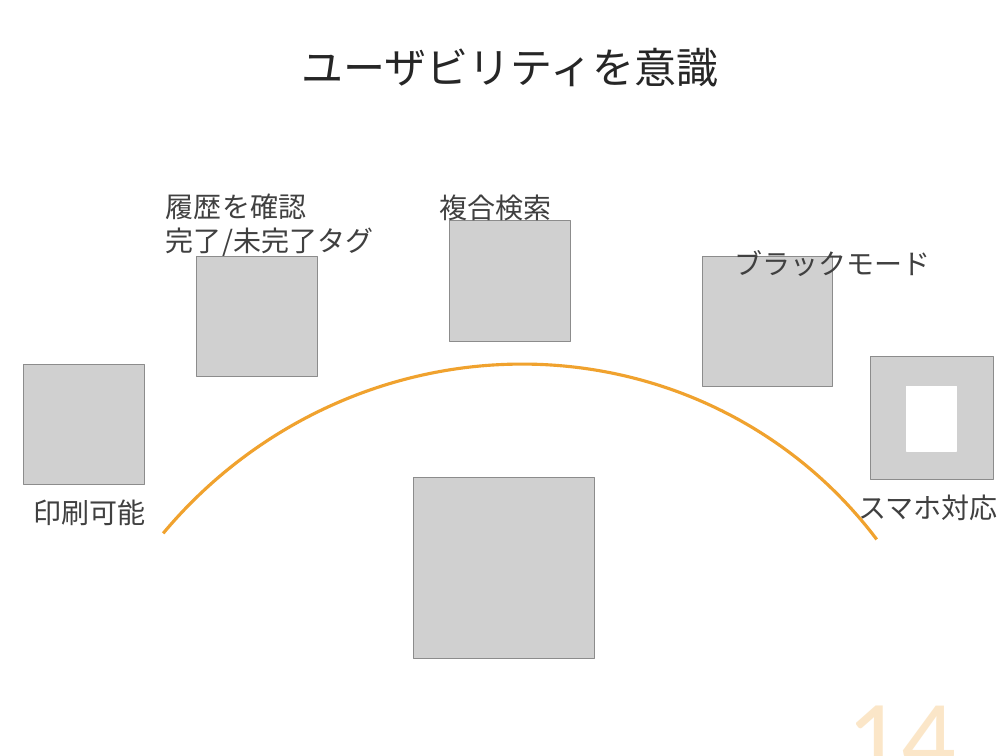
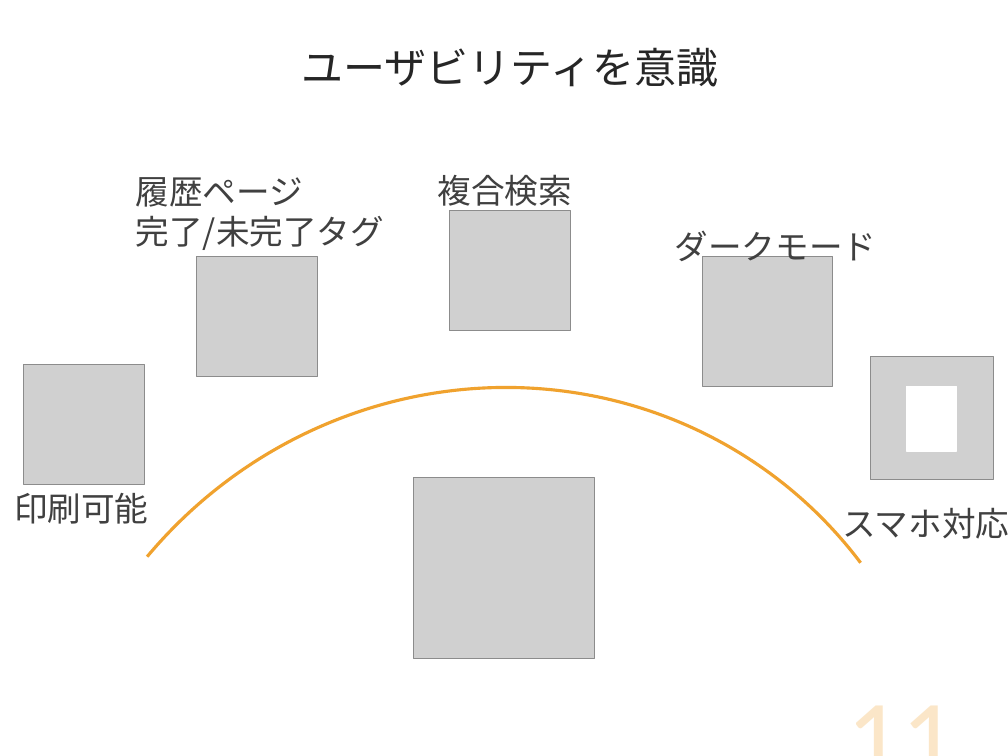
Before and after one commit to DOJO-2021/D-2, a slide deck: slide 11 of documents/プレゼン/Knowledge Holder_清書版.pptx (slide 14 before the commit). Drawn at 1008x756 pixels with LibreOffice and Linux fonts; fonts in the diff are those of the drawing; grey boxes stand for pictures. Boxes give left, top, right and bottom in pixels: in the first picture for what was removed or moved away, otherwise in the second. Text is boxed around its words. In the diff, an @@ line names an element or a change of style, - is before the commit and + after.

```diff
--- a/documents/プレゼン/Knowledge Holder_清書版.pptx
+++ b/documents/プレゼン/Knowledge Holder_清書版.pptx
@@ text "履歴ページ": place and size @@
-text "履歴ページ" at (166,193,373,259)
+text "履歴ページ" at (136,177,384,250)
@@ text at (136,177,303,207): text changed; size 20 to 24 pt @@
-履歴を確認
+履歴ページ
@@ text "複合検索": place and size @@
-text "複合検索" at (439,194,551,226)
+text "複合検索" at (438,174,572,212)
@@ arc (boxed as its full ellipse): place and size @@
-arc (boxed as its full ellipse) at (0,175,1008,756)
+arc (boxed as its full ellipse) at (0,198,1008,756)
@@ text at (136,215,384,250): size 20 to 24 pt in "完了/未完了タグ" @@
@@ picture: place and size @@
-picture at (450,221,571,342)
+picture at (450,211,571,332)
@@ text at (675,231,877,268): text changed; size 20 to 24 pt @@
-ブラックモード
+ダークモード
@@ text "印刷可能": place and size @@
-text "印刷可能" at (34,499,146,526)
+text "印刷可能" at (14,493,148,524)
@@ size 20 to 24 pt in 3 elements at (438,174,572,212), (14,493,148,524), (842,507,1008,545) @@
@@ text "スマホ対応": place and size @@
-text "スマホ対応" at (859,494,998,526)
+text "スマホ対応" at (842,507,1008,545)
@@ page number at (725,648,967,756): text changed @@
-14
+11
```
Also in this commit, not shown: 5 other slides changed, 8 slides added, 4 slides removed.
